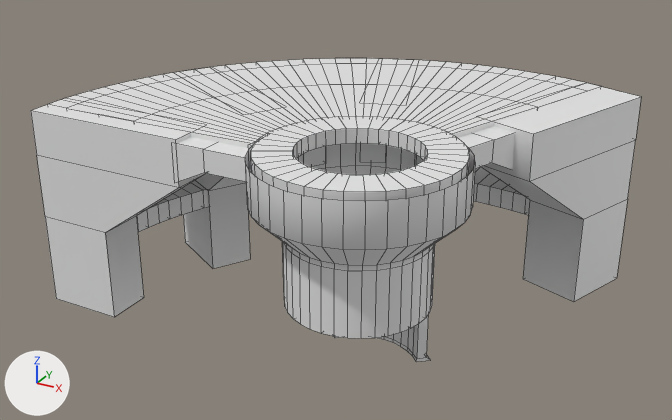
What one commit did to the FBX model Static Meshes/BSP Converted/Stinger Room/Originals/ceiling_pptimization.fbx.
The view is the same before and after, from a 50 mm lens placed at (28.5, -42.2, 36.4), pointed at (-2.1, 13.4, 8.5). The lights are fixed; the arrows at lower left show +X, +Y and +Z. Mesh edges are drawn as thin lines. Where no turn or scale is listed for an object, it has been applied to the vertices.

Names of what the first picture shows: 'Ceiling_structure'.
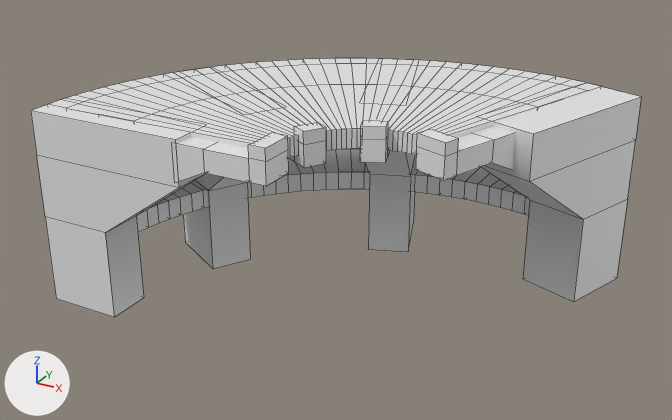
Location of each change, (x1, y1, x2, y2) in pixels of the pictures (672 x 420 px):
'Ceiling_structure', reshaped (15% shorter)
    before: (31, 58, 641, 362)
    after: (31, 58, 641, 317)
part 1 of me_mesh, deleted
    before: (245, 143, 475, 362)
part 2 of me_mesh, deleted
    before: (251, 116, 470, 201)

The change, as a list of edits to the scene's bpy script:
```text
Change me_mesh:
    where me_mesh.from_pydata(...)  # 1216 vertices, 1156 faces; spans x -18.9..18.2, y -3.5..28.8, z -0.8..15.3
    used by ob_ceiling_structure; location = (-2.01, 1.0, 2.0)
    me_mesh part 1: the loose piece of 404 vertices spanning x -0.4..13.4, y -3.5..10.2, z 0.0..15.0 is deleted
    me_mesh part 2: the loose piece of 144 vertices spanning x 0.0..13.0, y -3.1..9.9, z 14.3..15.3 is deleted
```
